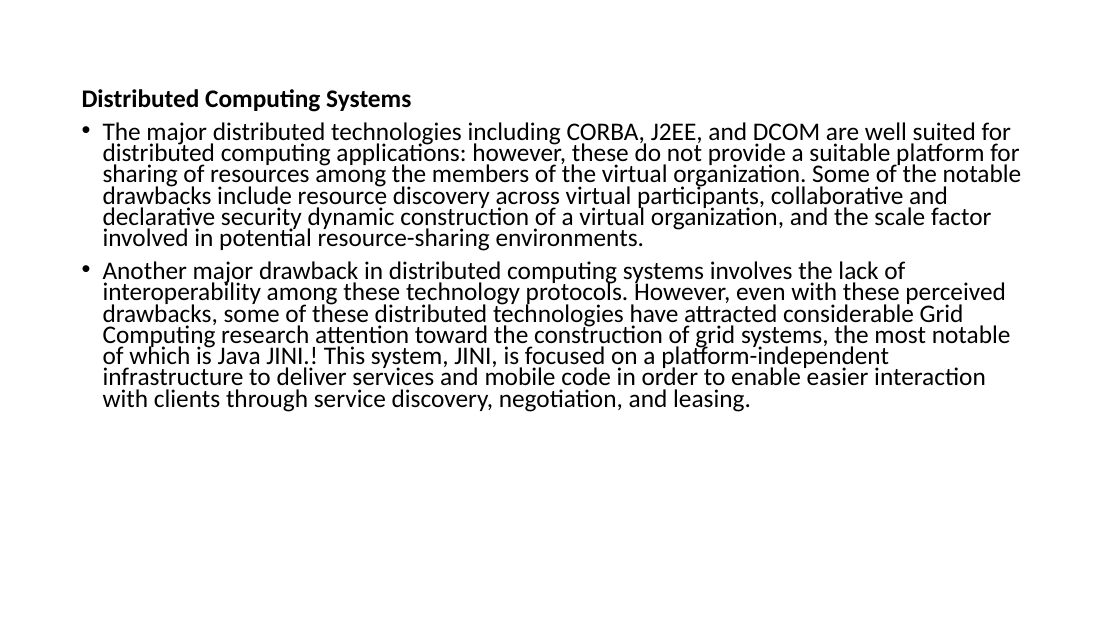
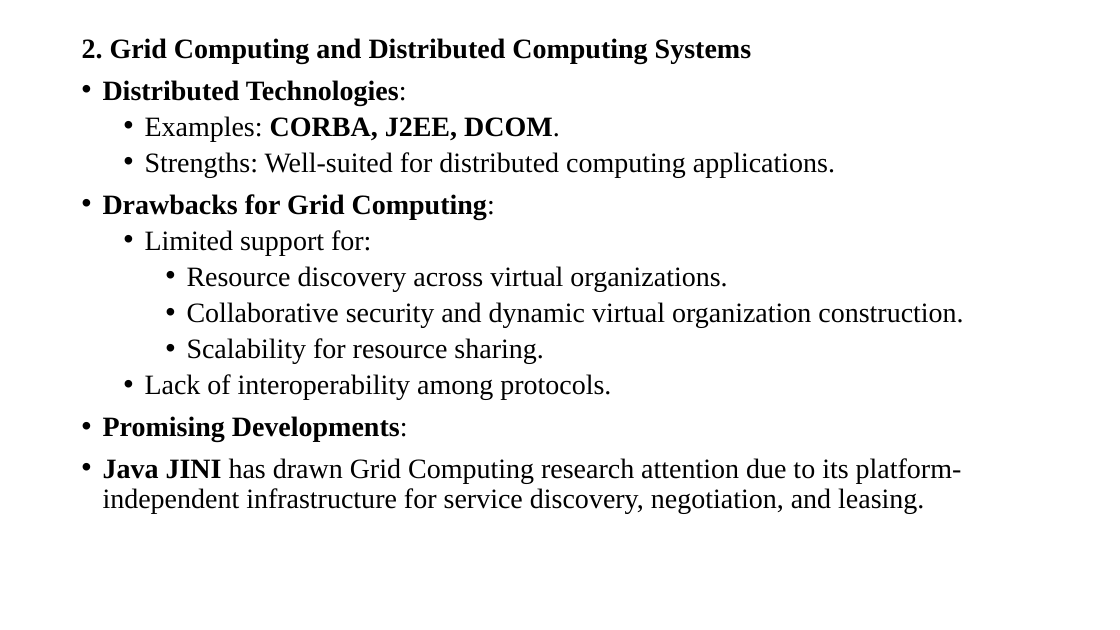
Before and after one commit to CSE-2026/4th-year-sem-2, a slide deck: slide 28 of HPC/UNIT1-PPT.pptx (slide 26 before the commit). Drawn at 1120x630 pixels with LibreOffice and Linux fonts; fonts in the diff are those of the drawing. Boxes give left, top, right and bottom in pixels: in the first picture for what was removed or moved away, otherwise in the second. Text is boxed around its words. In the diff, an @@ line names an element or a change of style, - is before the commit and + after.

```diff
--- a/HPC/UNIT1-PPT.pptx
+++ b/HPC/UNIT1-PPT.pptx
@@ text at box(82, 38, 963, 513): text changed; size 21.7 to 24 pt; font Calibri to Times New Roman @@
-Distributed Computing Systems
-• The major distributed technologies including CORBA, J2EE, and DCOM are well suited for distributed computing applications: however, these do not provide a suitable platform for sharing of resources among the members of the virtual organization. Some of the notable drawbacks include resource discovery across virtual participants, collaborative and declarative security dynamic construction of a virtual organization, and the scale factor involved in potential resource-sharing environments.
-• Another major drawback in distributed computing systems involves the lack of interoperability among these technology protocols. However, even with these perceived drawbacks, some of these distributed technologies have attracted considerable Grid Computing research attention toward the construction of grid systems, the most notable of which is Java JINI.! This system, JINI, is focused on a platform-independent infrastructure to deliver services and mobile code in order to enable easier interaction with clients through service discovery, negotiation, and leasing.
+2. Grid Computing and Distributed Computing Systems
+• Distributed Technologies:
+  • Examples: CORBA, J2EE, DCOM.
+  • Strengths: Well-suited for distributed computing applications.
+• Drawbacks for Grid Computing:
+  • Limited support for:
+    • Resource discovery across virtual organizations.
+    • Collaborative security and dynamic virtual organization construction.
+    • Scalability for resource sharing.
+  • Lack of interoperability among protocols.
+• Promising Developments:
+• Java JINI has drawn Grid Computing research attention due to its platform-independent infrastructure for service discovery, negotiation, and leasing.
```
Also in this commit, not shown: 27 other slides changed, 10 slides added, 4 slides removed, 5 other files.
